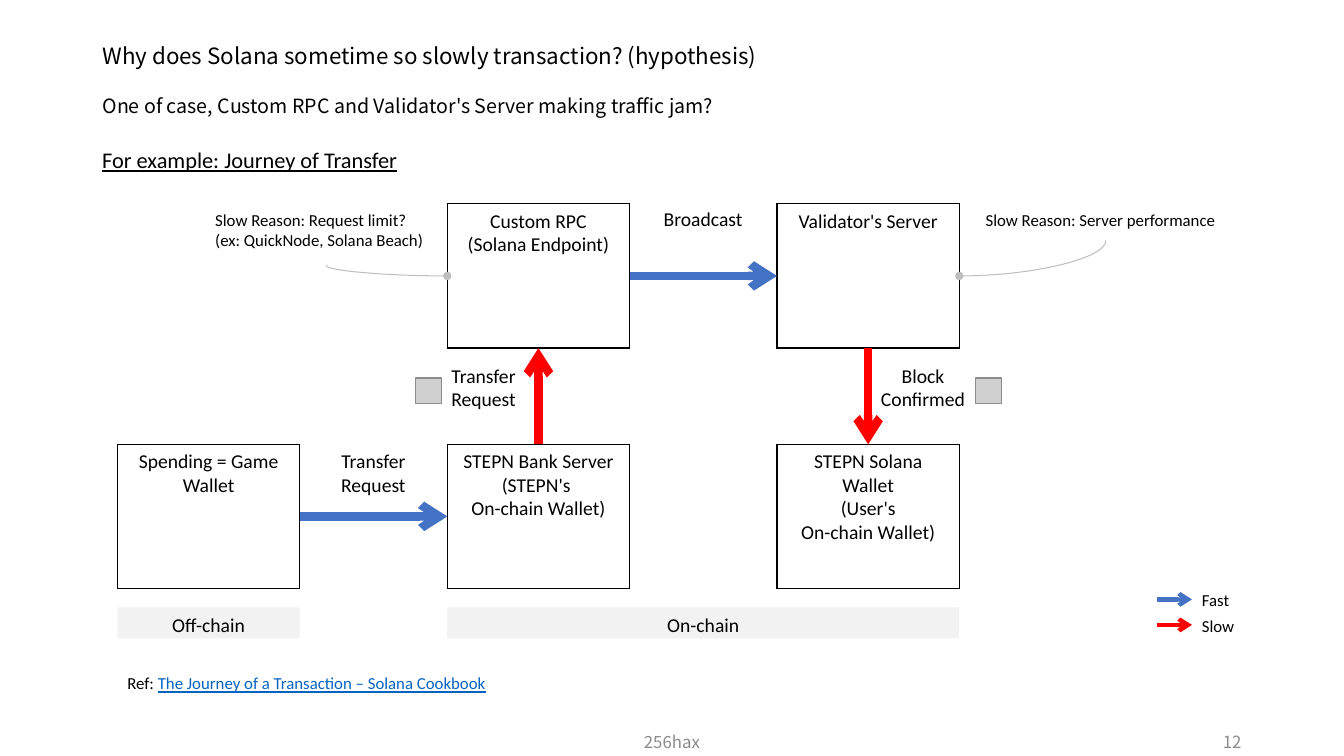
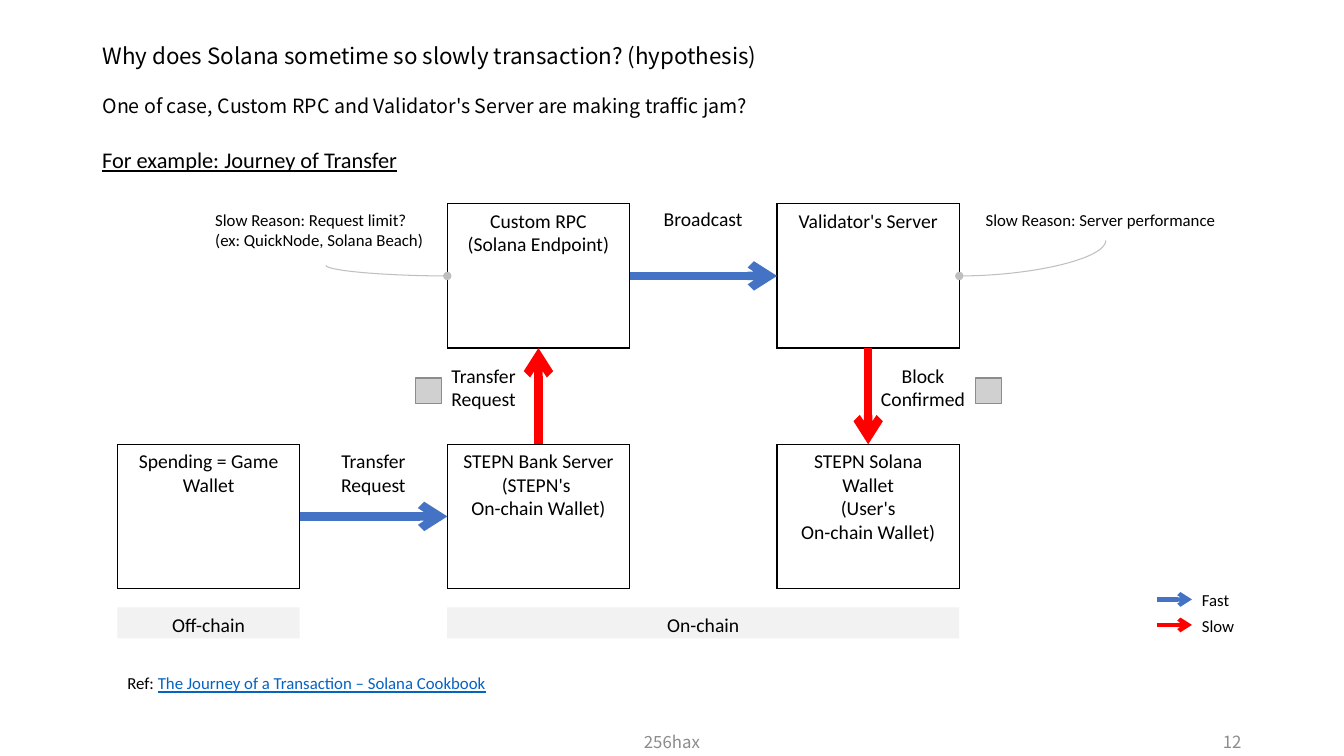
Before and after one commit to legendaryangelist/solana-anchor-react-essential, a slide deck: slide 13 of docs/Solana_Blockchain_Outline_Figure.pptx. Drawn at 1344x756 pixels with LibreOffice and Linux fonts; fonts in the diff are those of the drawing; grey boxes stand for pictures. Boxes give left, top, right and bottom in pixels: in the first picture for what was removed or moved away, otherwise in the second. Text is boxed around its words. In the diff, an @@ line names an element or a change of style, - is before the commit and + after.

Commit message:
docs: typo

```diff
--- a/docs/Solana_Blockchain_Outline_Figure.pptx
+++ b/docs/Solana_Blockchain_Outline_Figure.pptx
@@ text at <box>102,97,747,118</box>: text changed @@
-One of case, Custom RPC and Validator's Server making traffic jam?
+One of case, Custom RPC and Validator's Server are making traffic jam?
```
Also in this commit, not shown: 4 other slides changed.
